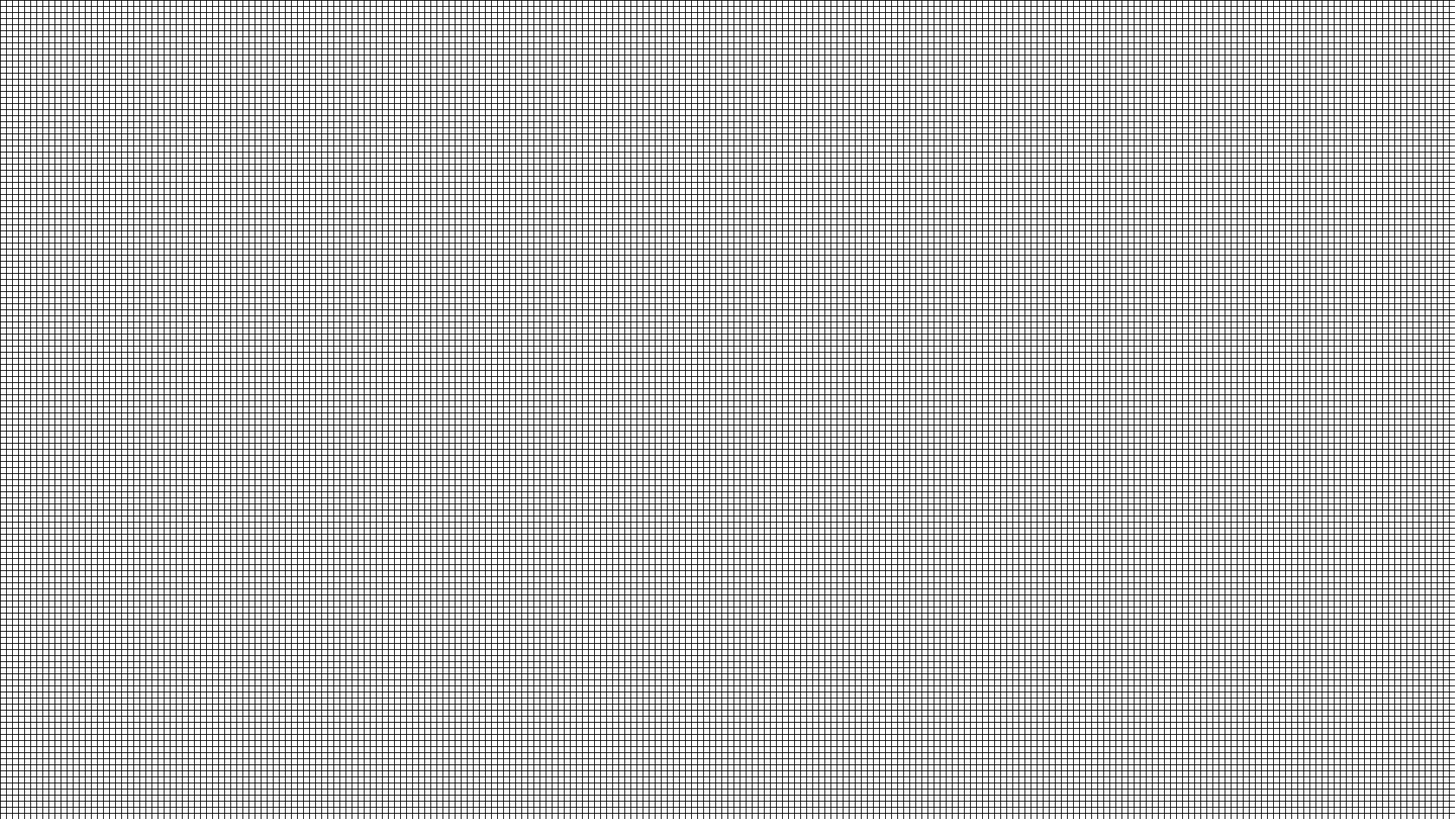
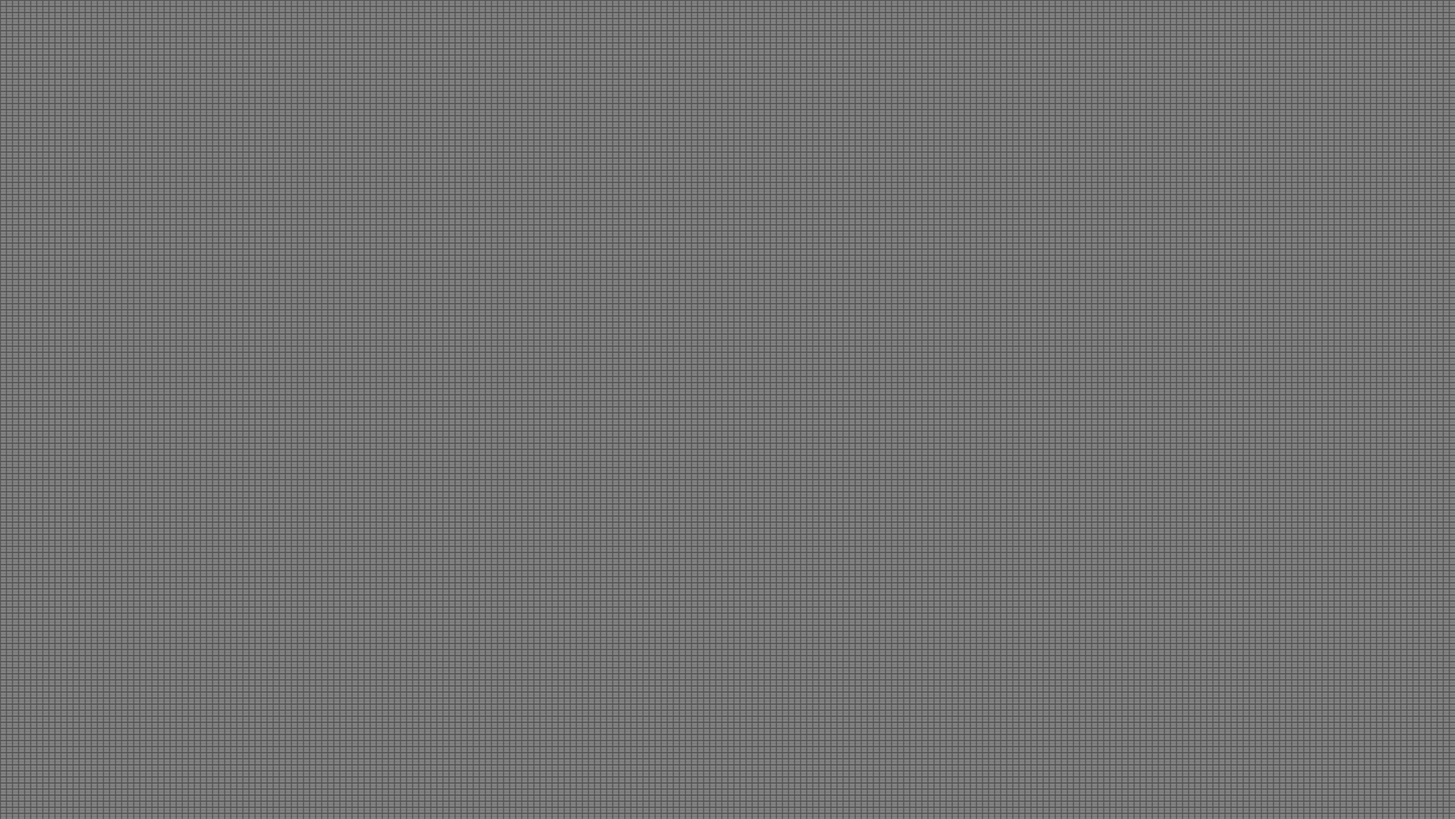
Layered file, before and after one edit (1455 x 819). Changes by layer:
renamed "Layer 1" to "grid", opacity 100% → 33% over left=0, top=0, right=1455, bottom=819
added layer "scanlines" (5%) above "bg (hide me)" over left=0, top=1, right=1455, bottom=818
added layer "bg (hide me)" over left=0, top=0, right=1455, bottom=819
